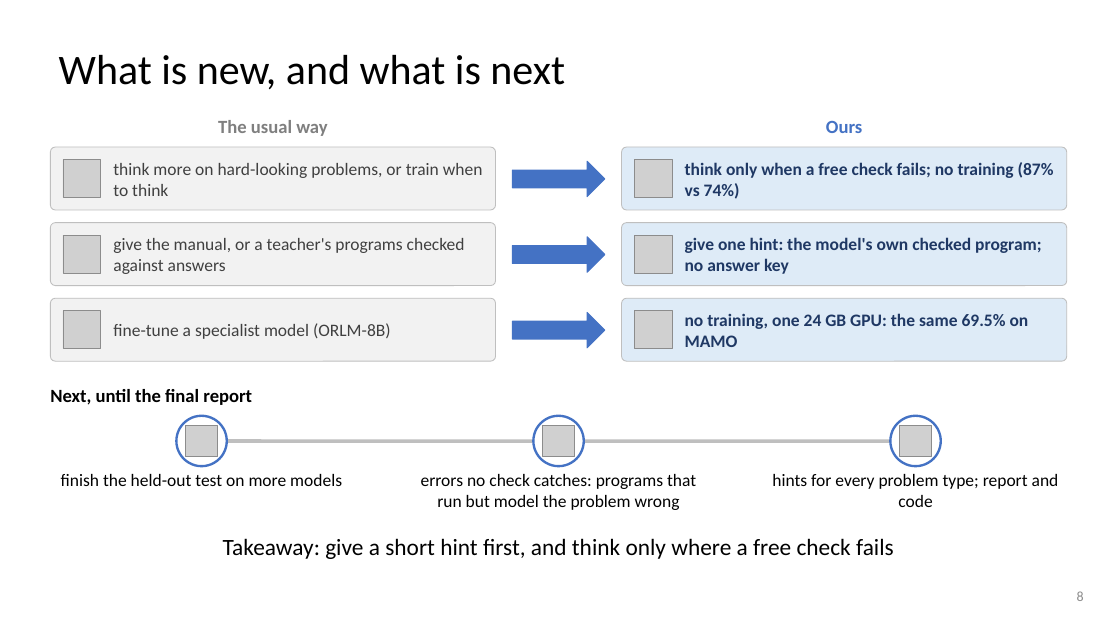
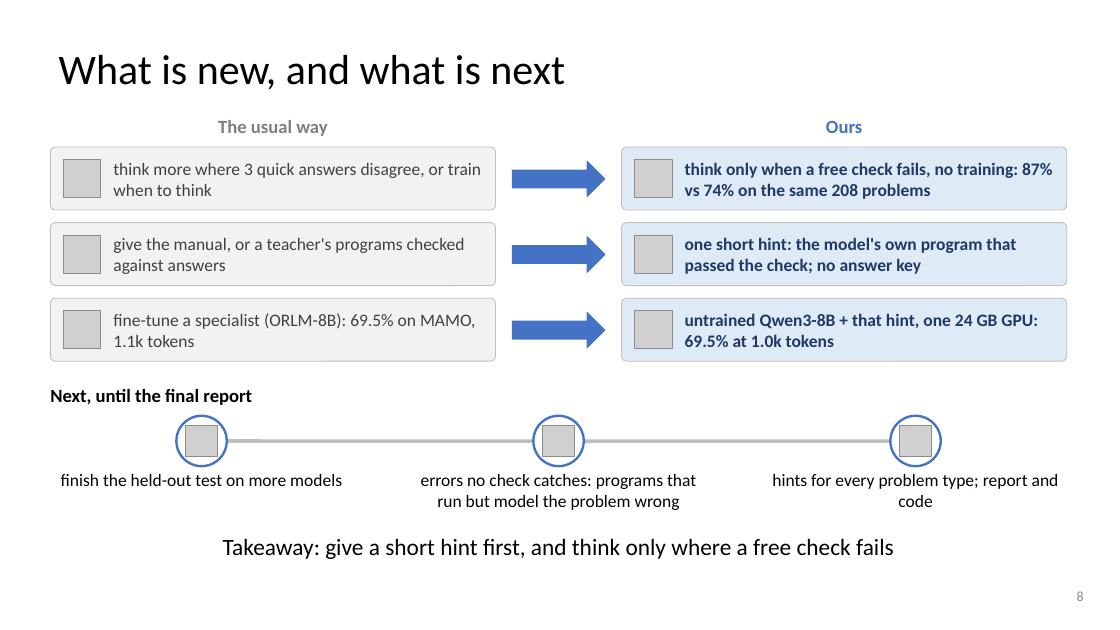
Before and after one commit to dlwns147/CSED490E_Project_Team5, a slide deck: slide 8 of Proposal_Team5.pptx. Drawn at 1120x630 pixels with LibreOffice and Linux fonts; fonts in the diff are those of the drawing; grey boxes stand for pictures. Boxes give left, top, right and bottom in pixels: in the first picture for what was removed or moved away, otherwise in the second. Text is boxed around its words. In the diff, an @@ line names an element or a change of style, - is before the commit and + after.

```diff
--- a/Proposal_Team5.pptx
+++ b/Proposal_Team5.pptx
@@ text at [113, 163, 481, 196]: text changed @@
-think more on hard-looking problems, or train when to think
+think more where 3 quick answers disagree, or train when to think
@@ text at [685, 162, 1052, 199]: text changed @@
-think only when a free check fails; no training (87% vs 74%)
+think only when a free check fails, no training: 87% vs 74% on the same 208 problems
@@ text at [685, 237, 1016, 274]: text changed @@
-give one hint: the model's own checked program; no answer key
+one short hint: the model's own program that passed the check; no answer key
@@ text at [113, 313, 476, 347]: text changed @@
-fine-tune a specialist model (ORLM-8B)
+fine-tune a specialist (ORLM-8B): 69.5% on MAMO, 1.1k tokens
@@ text at [685, 313, 1038, 347]: text changed @@
-no training, one 24 GB GPU: the same 69.5% on MAMO
+untrained Qwen3-8B + that hint, one 24 GB GPU: 69.5% at 1.0k tokens
```
Also in this commit, not shown: 1 other slide changed, 3 other files.
